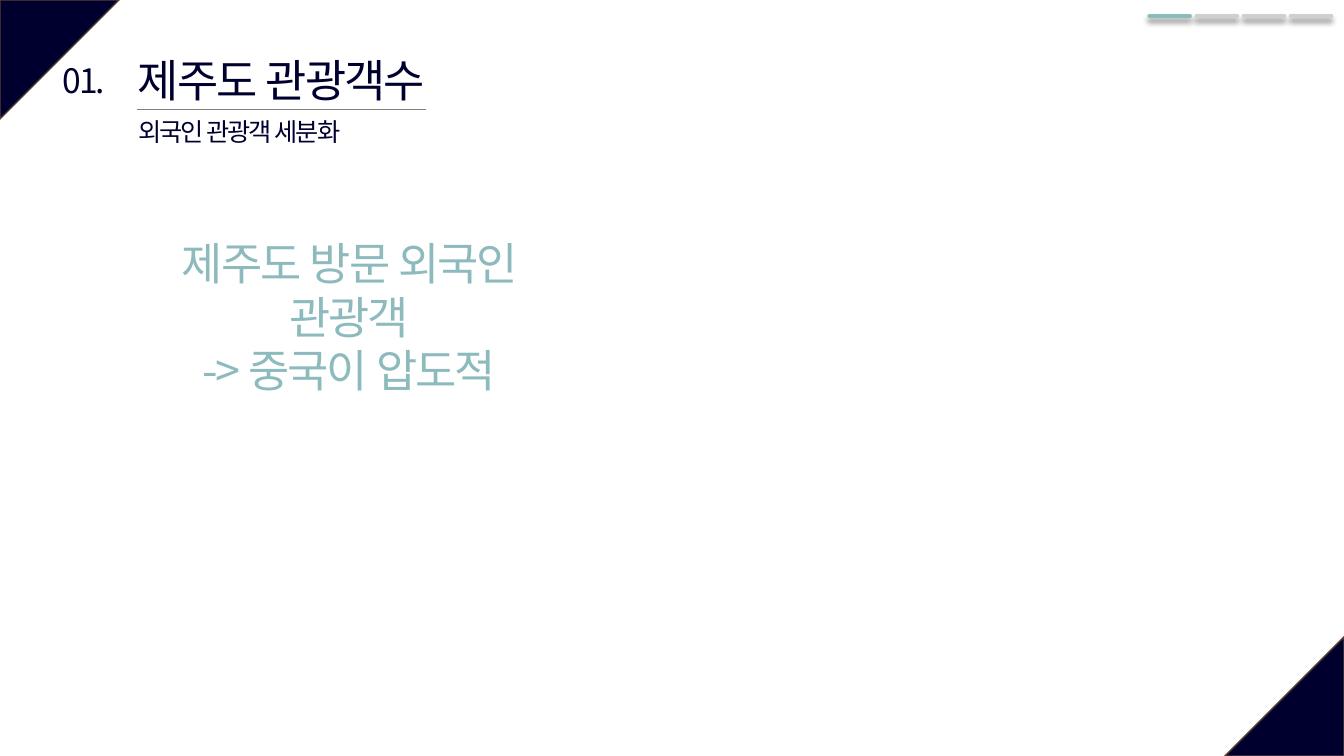
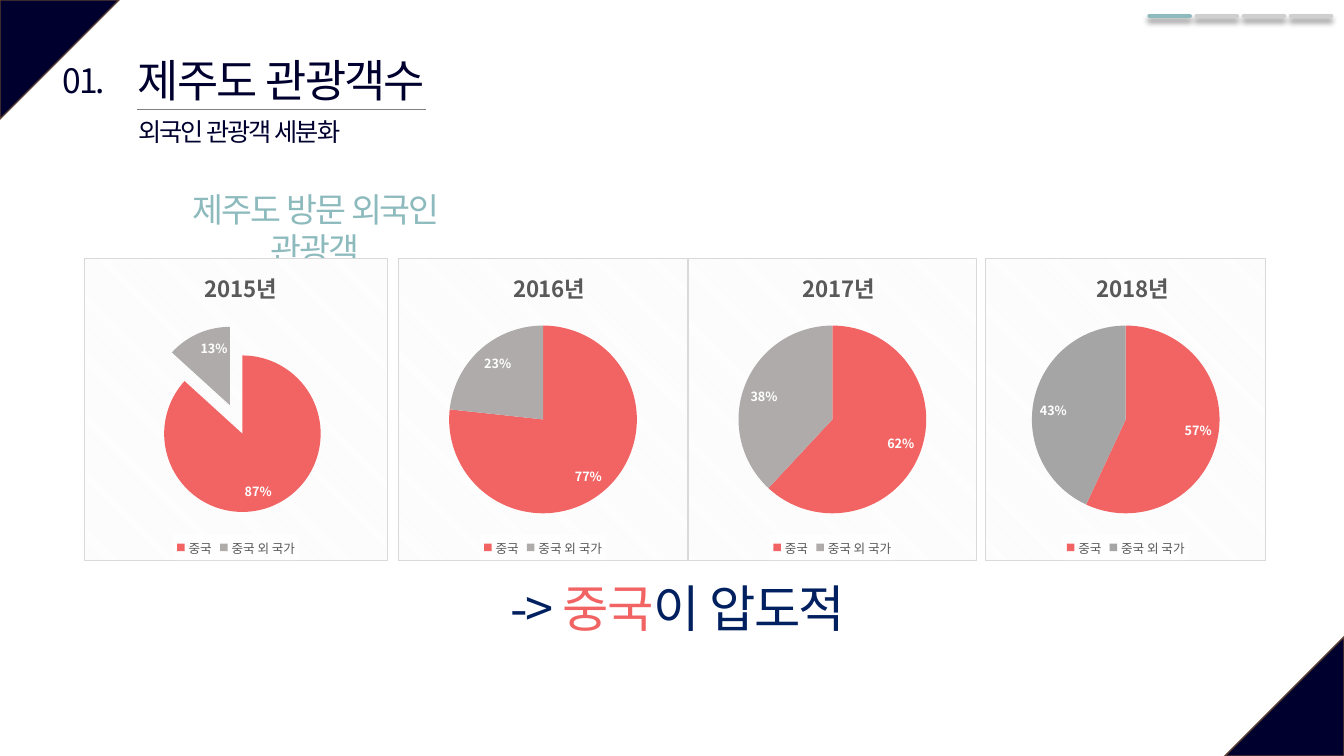
Before and after one commit to so-jeong0127/6-project, a slide deck: slide 5 of 6조_외부환경영향.pptx (slide 7 before the commit). Drawn at 1344x756 pixels with LibreOffice and Linux fonts; fonts in the diff are those of the drawing. Boxes give left, top, right and bottom in pixels: in the first picture for what was removed or moved away, otherwise in the second. Text is boxed around its words. In the diff, an @@ line names an element or a change of style, - is before the commit and + after.

```diff
--- a/6조_외부환경영향.pptx
+++ b/6조_외부환경영향.pptx
@@ text "제주도 방문 외국인 관광객": place and size @@
-text "제주도 방문 외국인 관광객" at <box>182,243,519,391</box>
+text "제주도 방문 외국인 관광객" at <box>193,194,440,258</box>
@@ text "제주도 방문 외국인 관광객" at <box>193,194,440,258</box>: size 32 to 24 pt @@
@@ pie chart added at <box>84,258,388,561</box> @@
+title "2015년 "
+categories: 중국, 중국 외 국가
+Series 1: 87, 13
@@ pie chart added at <box>398,258,688,561</box> @@
+title "2016년 "
+categories: 중국, 중국 외 국가
+Series 1: 77, 23
@@ pie chart added at <box>688,258,977,561</box> @@
+title "2017년 "
+categories: 중국, 중국 외 국가
+Series 1: 62, 38
@@ pie chart added at <box>985,258,1266,561</box> @@
+title "2018년 "
+categories: 중국, 중국 외 국가
+Series 1: 57, 43
@@ text at <box>248,350,495,391</box>: paragraph removed @@
--> 중국이 압도적
@@ text added at <box>563,585,845,631</box>, 36 pt, text #002060 @@
+-> 중국이 압도적
```
Also in this commit, not shown: 8 other slides changed, 1 slide added, 2 slides removed.
